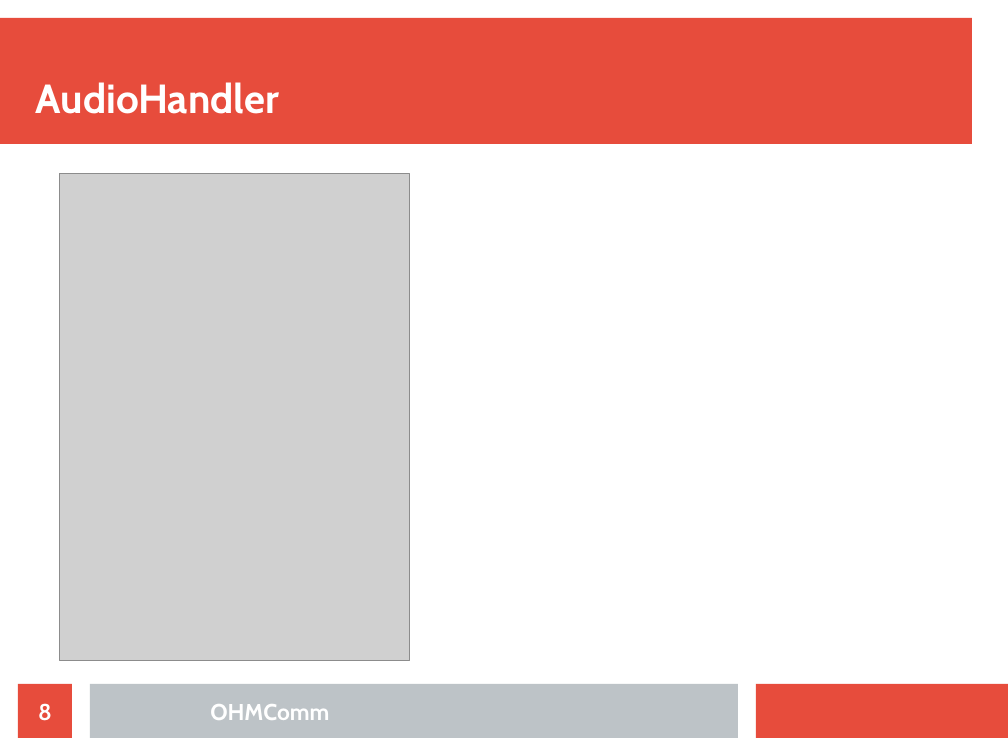
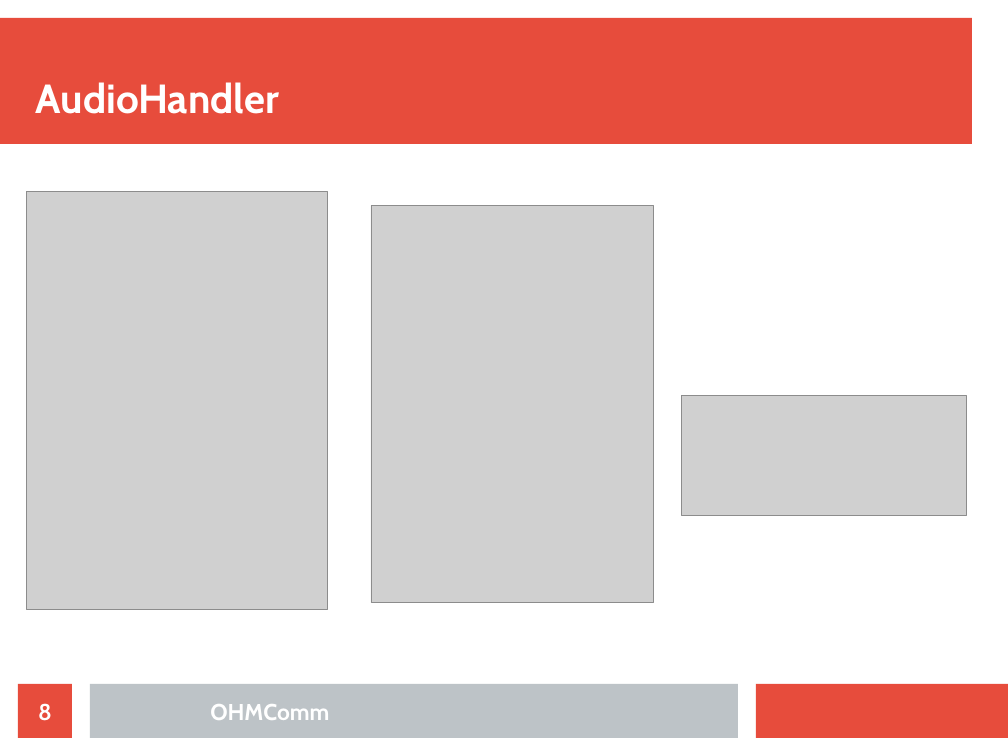
Before and after one commit to doe300/OHMComm, a slide deck: slide 8 of documents/OHMCommPres.odp. Drawn at 1008x756 pixels with LibreOffice and Linux fonts; fonts in the diff are those of the drawing; grey boxes stand for pictures. Boxes give left, top, right and bottom in pixels: in the first picture for what was removed or moved away, otherwise in the second. Text is boxed around its words. In the diff, an @@ line names an element or a change of style, - is before the commit and + after.

```diff
--- a/documents/OHMCommPres.odp
+++ b/documents/OHMCommPres.odp
@@ picture: place and size @@
-picture at (59, 174, 410, 661)
+picture at (27, 191, 327, 609)
@@ picture added at (371, 206, 654, 603) @@
@@ picture added at (682, 395, 967, 515) @@
```
Also in this commit, not shown: 2 other slides changed.
